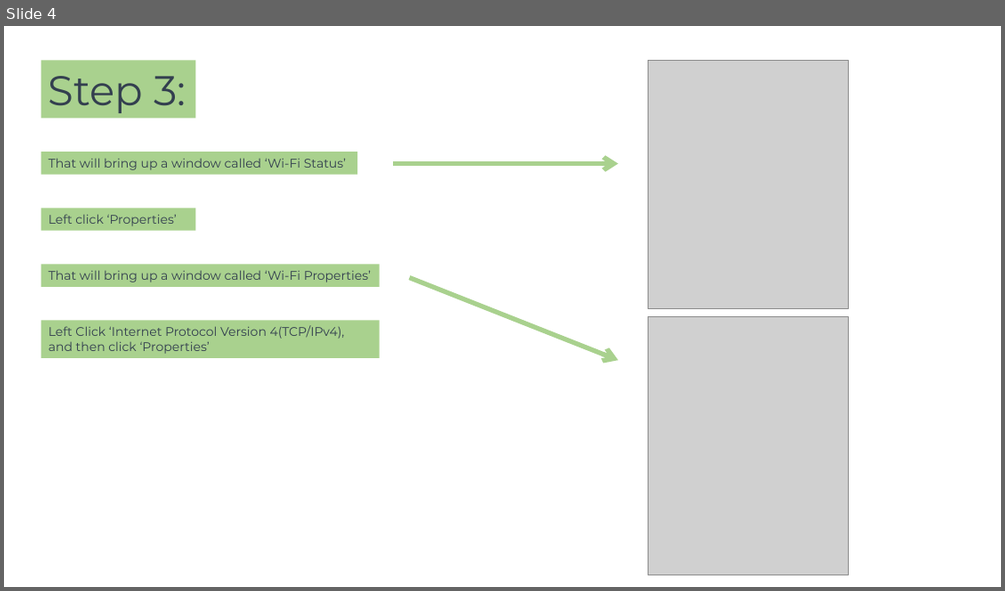
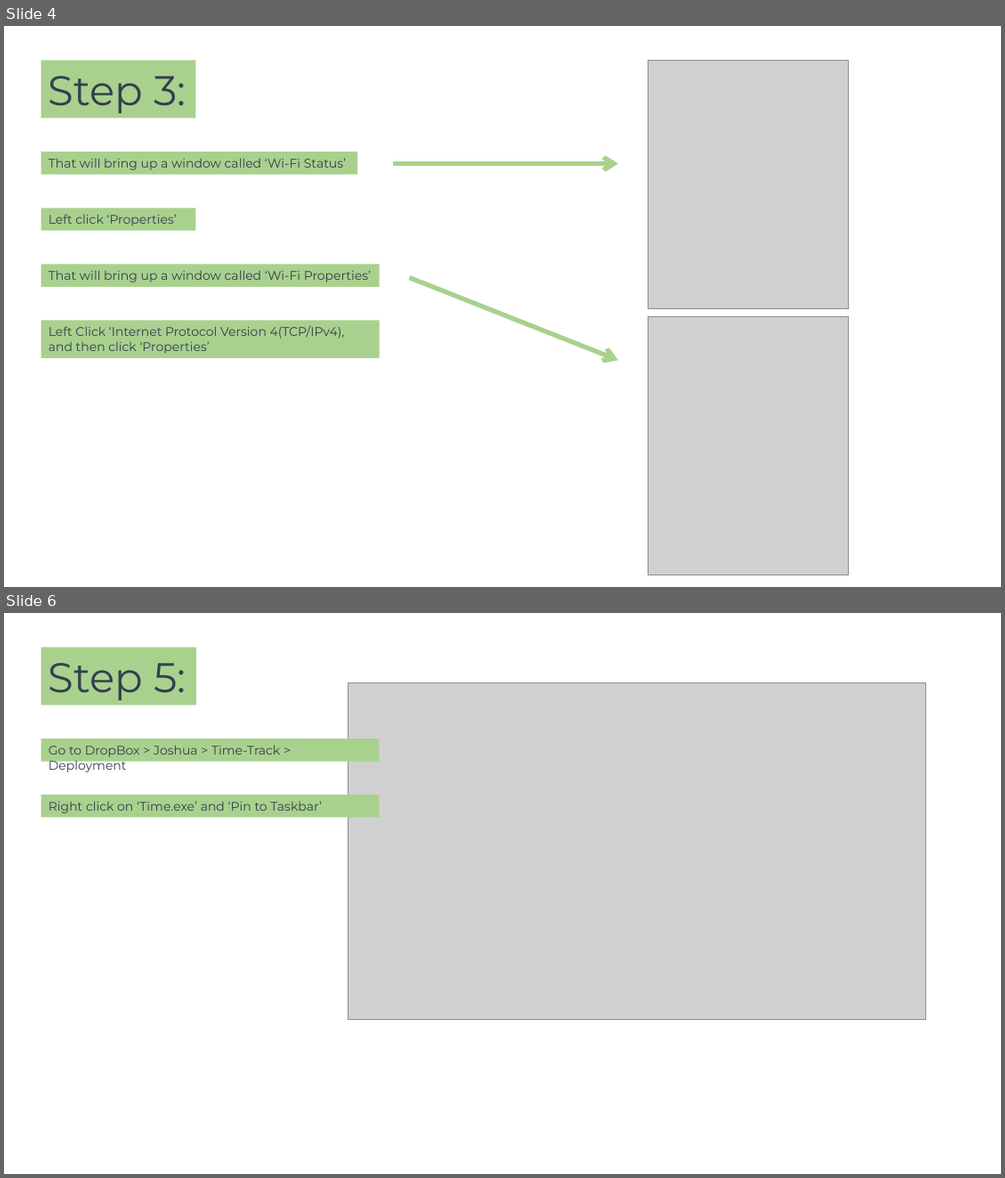
Before and after one commit to joshuawootonn/time-track, a slide deck: Instructions/Connection Presentation.pptx. Shown one above the other, each under a label of ours: slide 4 before the commit, slides 4 and 6 after it; the slides between them are not shown. The pictures are 1005x591 and 1005x1178 pixels, drawn with LibreOffice and Linux fonts; fonts in the diff are those of the drawing; grey boxes stand for pictures. Boxes give left, top, right and bottom in pixels: in the first picture for what was removed or moved away, otherwise in the second. Text is boxed around its words. In the diff, an @@ line names an element or a change of style, - is before the commit and + after.

```diff
--- a/Instructions/Connection Presentation.pptx
+++ b/Instructions/Connection Presentation.pptx
@@ slide 6 added at box(4, 613, 1001, 1174), background #FFFFFF @@
@@ rectangle added at box(41, 648, 196, 705), fill #A9D18E, 40 pt, text #333F50 @@
+Step 5:
@@ picture added at box(348, 682, 926, 1018) @@
@@ rectangle added at box(41, 738, 380, 761), fill #A9D18E, 12 pt, text #333F50 @@
+Go to DropBox > Joshua > Time-Track > Deployment
@@ rectangle added at box(41, 795, 380, 817), fill #A9D18E, 12 pt, text #333F50 @@
+Right click on ‘Time.exe’ and ‘Pin to Taskbar’
```
Also in this commit, not shown: 2 slides changed, 2 other slides added, 8 other files.
